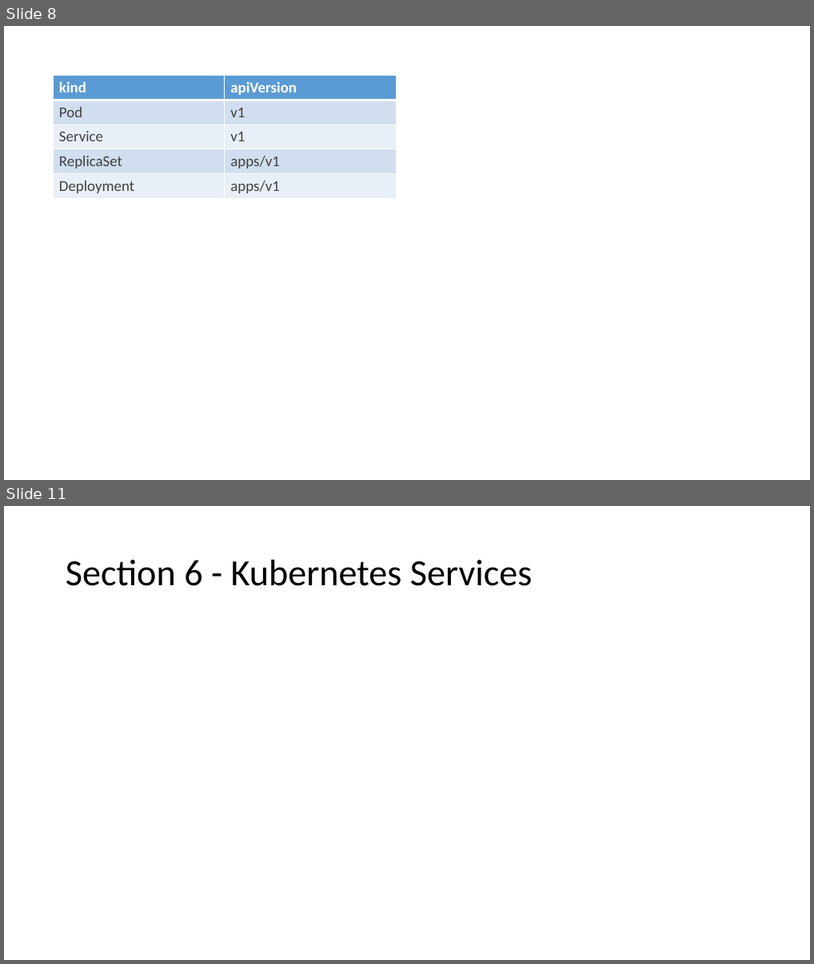
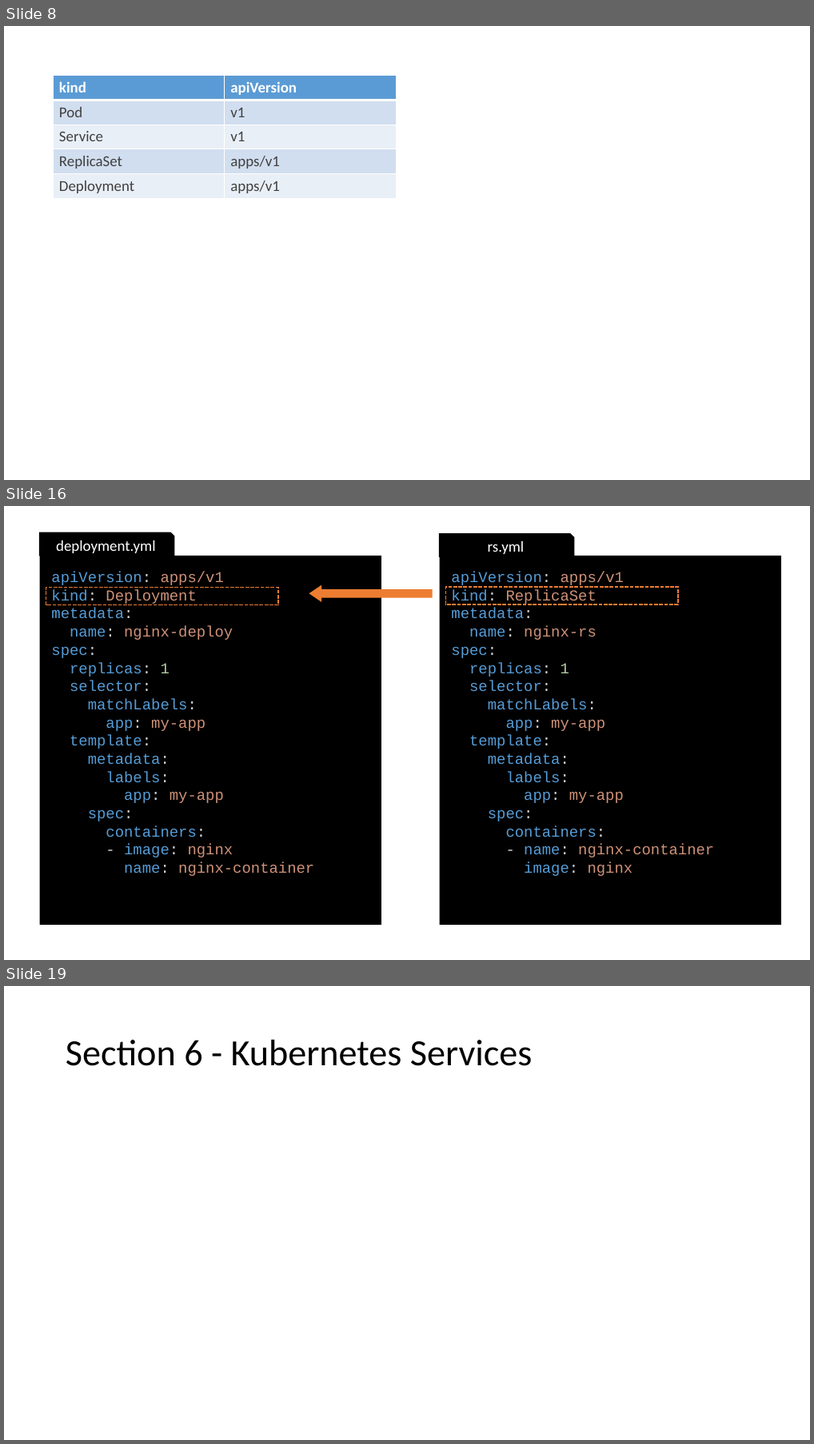
Before and after one commit to gerassimos/kgs, a slide deck: docs/images/slides_images.pptx. Shown one above the other, each under a label of ours: slides 8 and 11 before the commit, slides 8, 16 and 19 after it; the slides between them are not shown. The pictures are 814x964 and 814x1444 pixels, drawn with LibreOffice and Linux fonts; fonts in the diff are those of the drawing. Boxes give left, top, right and bottom in pixels: in the first picture for what was removed or moved away, otherwise in the second. Text is boxed around its words. In the diff, an @@ line names an element or a change of style, - is before the commit and + after.

```diff
--- a/docs/images/slides_images.pptx
+++ b/docs/images/slides_images.pptx
@@ slide 16 added at (4,506,810,960), background #FFFFFF @@
@@ snip rect added at (40,532,174,556), fill #000000, outline #000000 1 pt, 18 pt, text #FFFFFF @@
+deployment.yml
@@ snip rect added at (439,534,574,557), fill #000000, outline #000000 1 pt, 18 pt, text #FFFFFF @@
+rs.yml
@@ rectangle added at (40,556,382,924), fill #000000, 18 pt, text #569CD6 @@
+apiVersion: apps/v1
+kind: Deployment
+metadata:
+name: nginx-deploy
+spec:
+replicas: 1
+selector:
+matchLabels:
+app: my-app
+template:
+metadata:
+labels:
+app: my-app
+spec:
+containers:
+- image: nginx
+name: nginx-container
@@ rectangle added at (439,556,782,924), fill #000000, 18 pt, text #569CD6 @@
+apiVersion: apps/v1
+kind: ReplicaSet
+metadata:
+name: nginx-rs
+spec:
+replicas: 1
+selector:
+matchLabels:
+app: my-app
+template:
+metadata:
+labels:
+app: my-app
+spec:
+containers:
+- name: nginx-container
+image: nginx
@@ rectangle added at (46,587,278,604), outline #ED7D31 1.5 pt dashed @@
@@ left arrow added at (310,587,431,600), fill #ED7D31, outline #ED7D31 2.25 pt @@
@@ rectangle added at (446,587,678,604), outline #ED7D31 1.5 pt dashed @@
@@ what was slide 11 is now slide 19 @@
```
Also in this commit, not shown: 2 slides changed, 7 other slides added, 8 other files.
